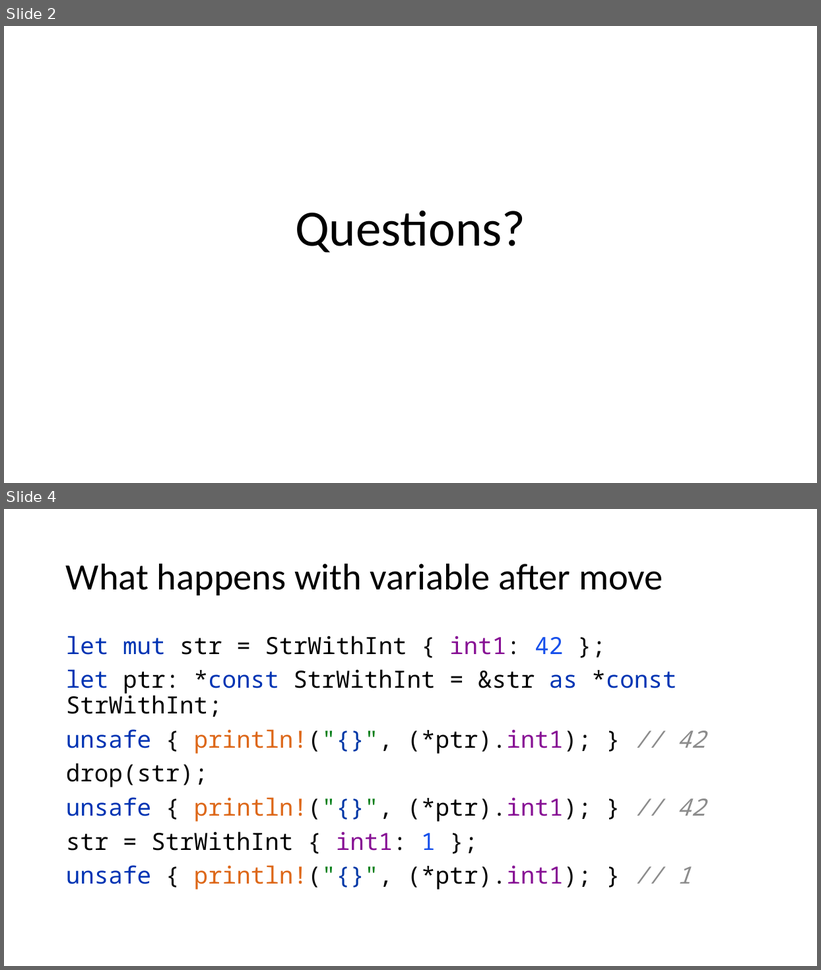
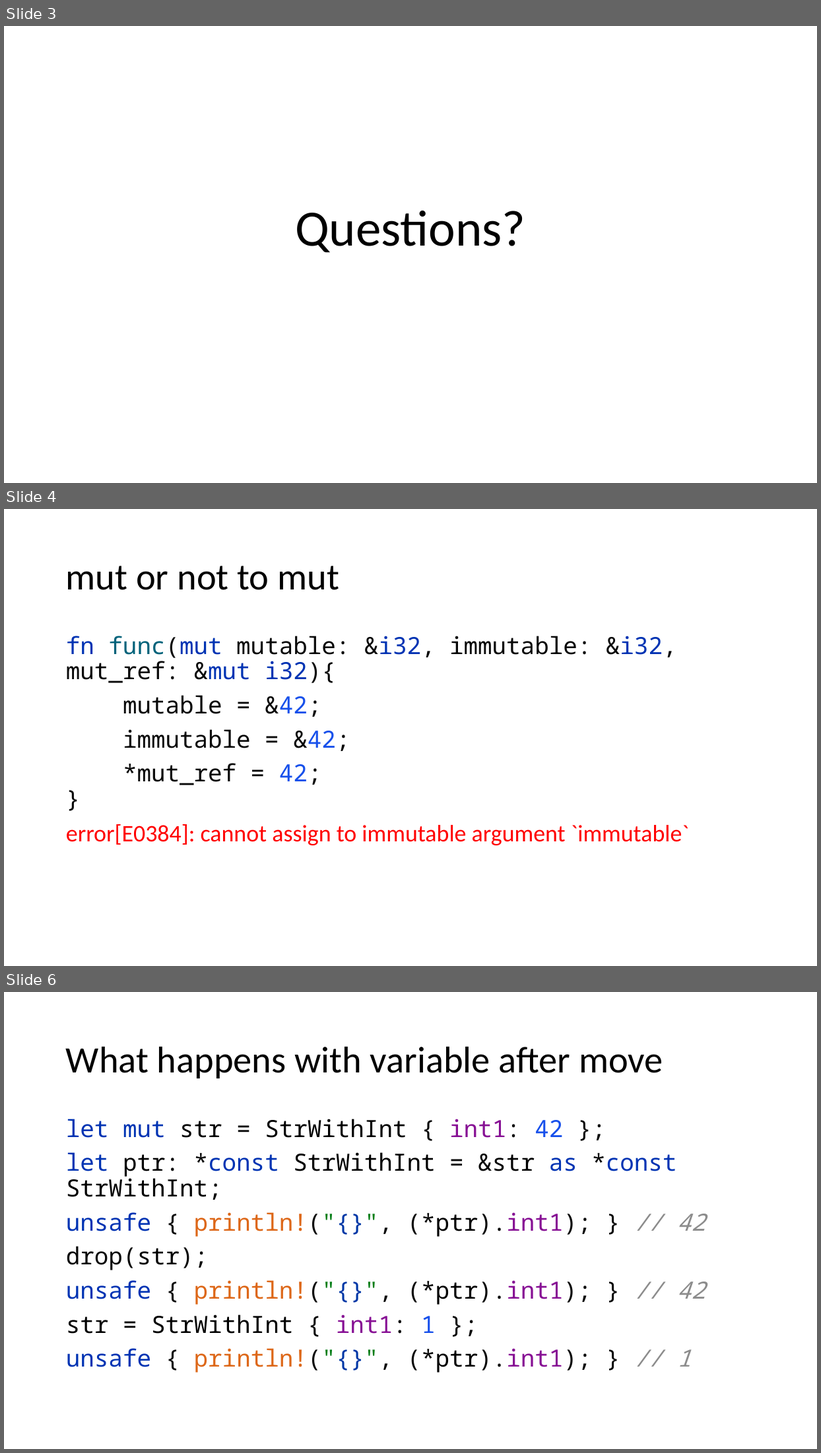
Before and after one commit to kugushev/course-rust-basics, a slide deck: src/03-LifetimesAndSmartPointers/03-LifetimesAndSmartPointers.pptx. Shown one above the other, each under a label of ours: slides 2 and 4 before the commit, slides 3, 4 and 6 after it; the slides between them are not shown. The pictures are 821x970 and 821x1453 pixels, drawn with LibreOffice and Linux fonts; fonts in the diff are those of the drawing. Boxes give left, top, right and bottom in pixels: in the first picture for what was removed or moved away, otherwise in the second. Text is boxed around its words. In the diff, an @@ line names an element or a change of style, - is before the commit and + after.

```diff
--- a/src/03-LifetimesAndSmartPointers/03-LifetimesAndSmartPointers.pptx
+++ b/src/03-LifetimesAndSmartPointers/03-LifetimesAndSmartPointers.pptx
@@ slide 4 added at bbox=[4, 509, 817, 966], background #FFFFFF @@
@@ title added at bbox=[66, 566, 339, 590], 44 pt, text #000000 @@
+mut or not to mut
@@ text added at bbox=[66, 636, 689, 846], 28 pt, text #080808 @@
+fn func(mut mutable: &i32, immutable: &i32, mut_ref: &mut i32){
+mutable = &42;
+immutable = &42;
+*mut_ref = 42;
+}
+error[E0384]: cannot assign to immutable argument `immutable`
@@ what was slide 2 is now slide 3 @@
@@ what was slide 4 is now slide 6 @@
```
Also in this commit, not shown: 1 slide changed, 2 other slides added, 1 slide removed, 4 other files.
